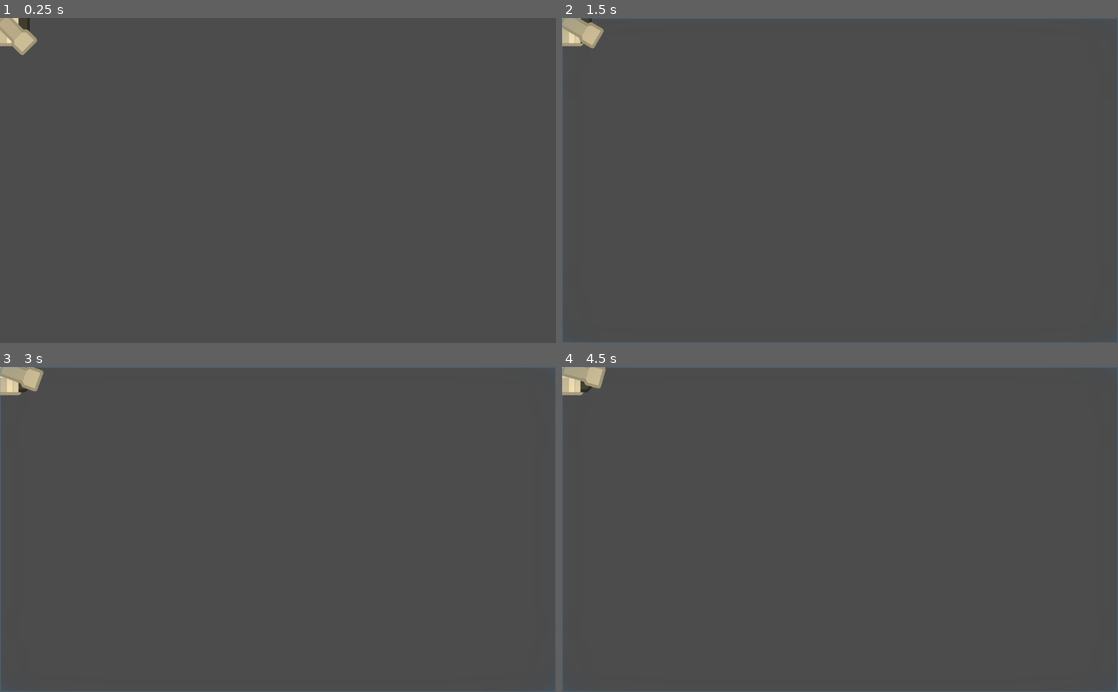
Above: before the commit, frames 1-4 (two rows, left to right).
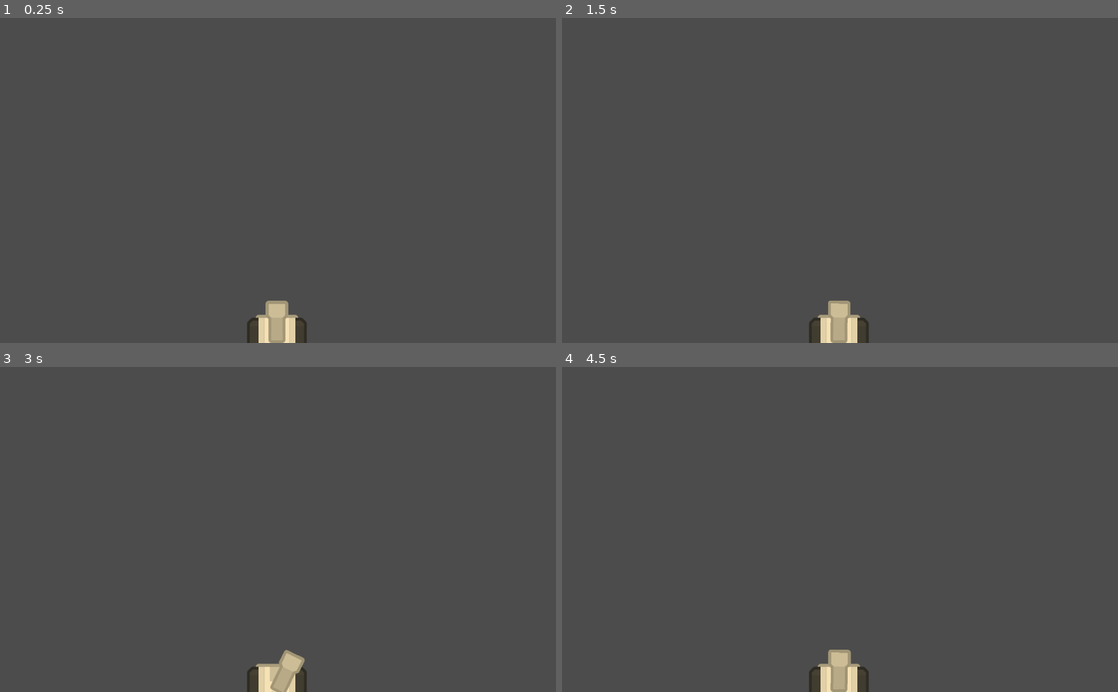
Above: after the commit, the same moments.

Repository: Dieghito124/GodotArcade-1
Game: Godot game, scene res://Game.tscn
Two runs of this game, one before a commit and one after it. Both use one fixed random seed, a clock stepped at 60 frames per second and the inputs below.
Inputs (mouse positions are in pixels of both pictures, inside the frame that each line leads up to):
- Up to frame 1 (0.25 s): no input
- Up to frame 2 (1.5 s): click (840, 180) at 0.5 s; click (840, 180) at 1.25 s
- Up to frame 3 (3 s): click (278, 529) at 2 s; tap Enter at 2.75 s; move the mouse to (400, 513) at 2.77 s; click (400, 513) at 2.92 s
- Up to frame 4 (4.5 s): tap Space at 3.5 s; move the mouse to (728, 545) at 3.52 s; click (728, 545) at 3.67 s; tap Enter at 4.25 s; move the mouse to (895, 458) at 4.27 s; click (895, 458) at 4.42 s

The runs differ from the first frame. In frame 1, 1.6% of the frame differs, in the area x 0-56%, y 0-100%; in frame 2, 2.2%; in frame 3, 2.2%; in frame 4, 2.3%, in the area x 0-100%, y 0-100%.

Commit message:
Basic cannon rotation, still working on it

Diff:
--- a/Bullet.tscn
+++ b/Bullet.tscn
@@ -1,7 +1,7 @@
 [gd_scene load_steps=4 format=2]
 
 [ext_resource path="res://Bullet.gd" type="Script" id=1]
-[ext_resource path="res://Assets/Tank/Tank_Bullet.png" type="Texture" id=2]
+[ext_resource path="res://assets/Tank/Tank_Bullet.png" type="Texture" id=2]
 
 [sub_resource type="CapsuleShape2D" id=1]
 radius = 15.6484
--- a/Game.tscn
+++ b/Game.tscn
@@ -15,8 +15,11 @@
 [node name="Shot" type="Button" parent="HUD/Control"]
 anchor_right = 1.0
 anchor_bottom = 1.0
+focus_mode = 0
+enabled_focus_mode = 0
 flat = true
 
 [node name="World1" parent="." instance=ExtResource( 2 )]
+position = Vector2( 510, 600 )
 
 [node name="Bullets" type="Node" parent="."]
--- a/Player.gd
+++ b/Player.gd
@@ -3,13 +3,28 @@
 export var bullet_scene : PackedScene
 var bullet_spawn_pos : Vector2
 
+#var cannon_rotation : float
+#var turn_speed : float = 1
+
 func _ready() -> void:
 	pass
 
-func _process(delta: float) -> void:
-	$Cannon.rotation_degrees = rad2deg($Cannon.position.angle_to_point(get_local_mouse_position())) + 90
+func _input(event: InputEvent) -> void:
+	if event is InputEventScreenTouch:
+		var angle = rad2deg($Cannon.get_angle_to(get_global_mouse_position())) + 90
+		$Tween.interpolate_property($Cannon, "rotation_degrees", $Cannon.rotation_degrees,
+			$Cannon.rotation_degrees + angle, 0.1, Tween.TRANS_SINE, Tween.EASE_IN_OUT)
+		$Tween.start()
+
+
+func _physics_process(delta: float) -> void:
 	pass
+
 
 func _on_Shot_pressed() -> void:
 	bullet_spawn_pos = $Cannon/BulletSpawnPos.global_position
 	Events.emit_signal("player_shot", bullet_spawn_pos)
+
+
+func _on_Tween_all_completed() -> void:
+	pass # Replace with function body.
--- a/Player.tscn
+++ b/Player.tscn
@@ -1,14 +1,16 @@
-[gd_scene load_steps=5 format=2]
+[gd_scene load_steps=6 format=2]
 
 [ext_resource path="res://Player.gd" type="Script" id=1]
 [ext_resource path="res://Bullet.tscn" type="PackedScene" id=2]
 [ext_resource path="res://assets/Tank/Tank.png" type="Texture" id=3]
 [ext_resource path="res://assets/Tank/Tank_Barrel.png" type="Texture" id=4]
 
-
+[sub_resource type="Curve2D" id=1]
+_data = {
+"points": PoolVector2Array(  )
+}
 
 [node name="Player" type="Node2D"]
-scale = Vector2( 1, -1 )
 script = ExtResource( 1 )
 bullet_scene = ExtResource( 2 )
 
@@ -21,14 +23,22 @@
 [node name="Cannon" type="Node2D" parent="."]
 
 [node name="BulletSpawnPos" type="Position2D" parent="Cannon"]
-position = Vector2( 0, 90 )
+position = Vector2( 0, -90 )
 
 [node name="CannonSprite" type="Sprite" parent="Cannon"]
-position = Vector2( 0, 40 )
+position = Vector2( 0, -19 )
 scale = Vector2( 0.5, 0.5 )
 texture = ExtResource( 4 )
+offset = Vector2( 0, -40 )
+flip_v = true
 
 [node name="BulletPath" type="Path2D" parent="."]
 position = Vector2( 1.08075, 11.3476 )
+curve = SubResource( 1 )
 
 [node name="PathFollow2D" type="PathFollow2D" parent="BulletPath"]
+
+[node name="AudioStreamPlayer" type="AudioStreamPlayer" parent="."]
+
+[node name="Tween" type="Tween" parent="."]
+[connection signal="tween_all_completed" from="Tween" to="." method="_on_Tween_all_completed"]
--- a/project.godot
+++ b/project.godot
@@ -46,6 +46,14 @@
 "svg/scale": 1.0
 }
 
+[input_devices]
+
+pointing/emulate_touch_from_mouse=true
+
+[locale]
+
+locale_filter=[ 0, [  ] ]
+
 [rendering]
 
 quality/driver/driver_name="GLES2"
Not shown, added: .gitignore
